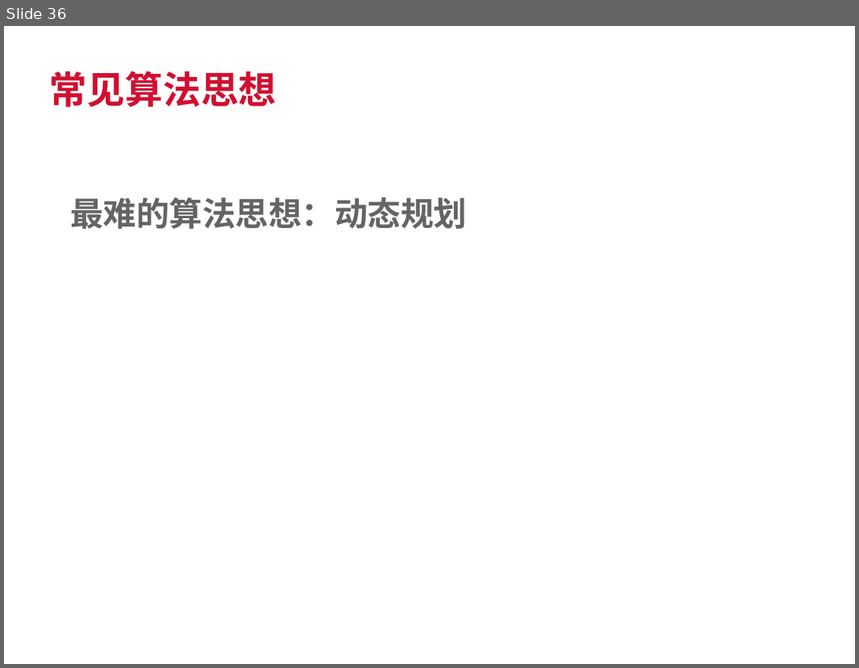
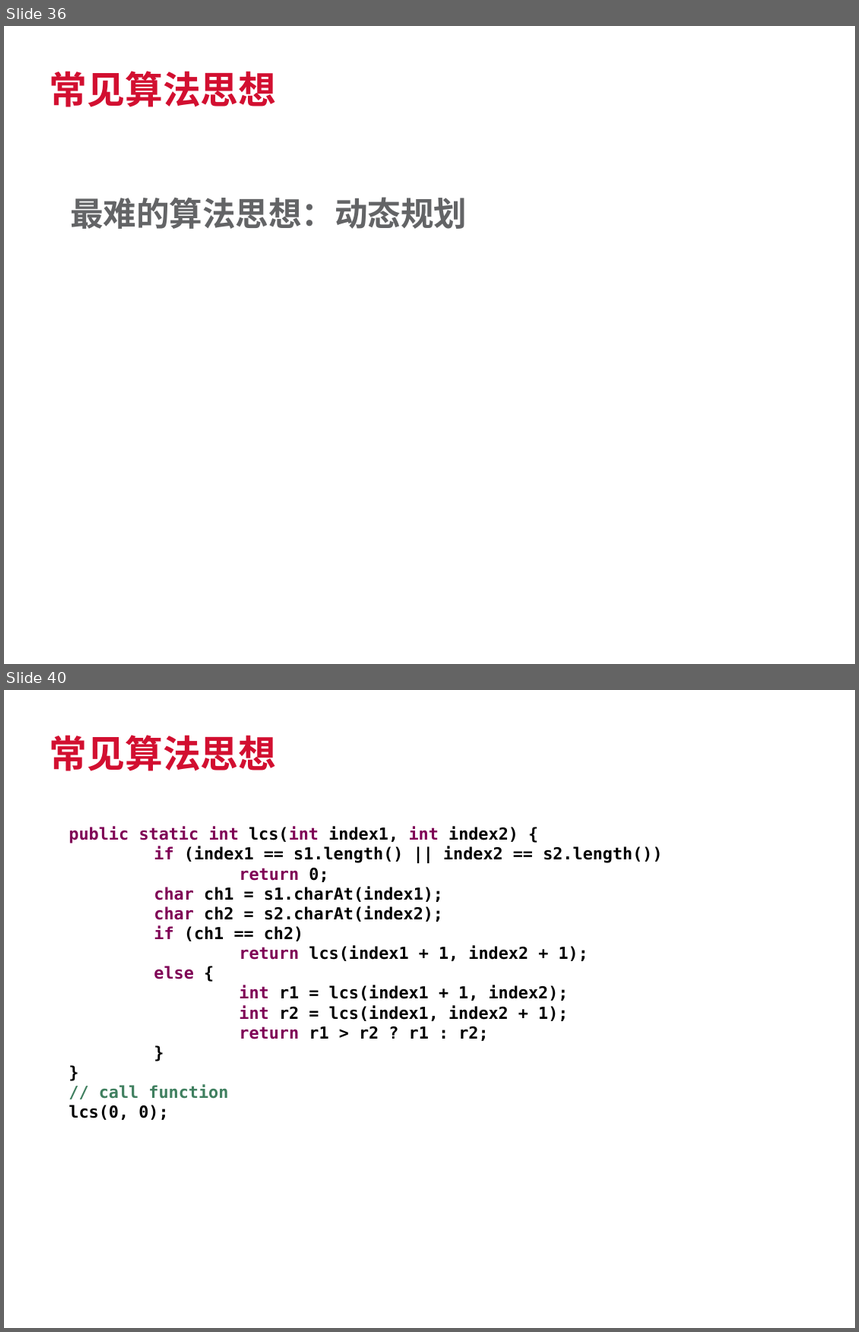
Before and after one commit to SherlockGn/documents, a slide deck: trendmicro template.pptx. Shown one above the other, each under a label of ours: slide 36 before the commit, slides 36 and 40 after it; the slides between them are not shown. The pictures are 859x668 and 859x1332 pixels, drawn with LibreOffice and Linux fonts; fonts in the diff are those of the drawing; background and template pictures are left out. Boxes give left, top, right and bottom in pixels: in the first picture for what was removed or moved away, otherwise in the second. Text is boxed around its words. In the diff, an @@ line names an element or a change of style, - is before the commit and + after.

```diff
--- a/trendmicro template.pptx
+++ b/trendmicro template.pptx
@@ slide 40 added at (4,690,855,1328), background #FFFFFF @@
@@ title added at (50,735,277,771), 32 pt, text #D20F30, bold @@
+常见算法思想
@@ text added at (69,827,662,1120), 14 pt, text #000000, bold @@
+public static int lcs(int index1, int index2) {
+if (index1 == s1.length() || index2 == s2.length())
+return 0;
+char ch1 = s1.charAt(index1);
+char ch2 = s2.charAt(index2);
+if (ch1 == ch2)
+return lcs(index1 + 1, index2 + 1);
+else {
+int r1 = lcs(index1 + 1, index2);
+int r2 = lcs(index1, index2 + 1);
+return r1 > r2 ? r1 : r2;
+}
+}
+// call function
+lcs(0, 0);
@@ text added at (10,1300,111,1320), 9 pt, text #FFFFFF @@
+04/25/2016
```
Also in this commit, not shown: 1 slide changed, 9 other slides added, 4 other files.
